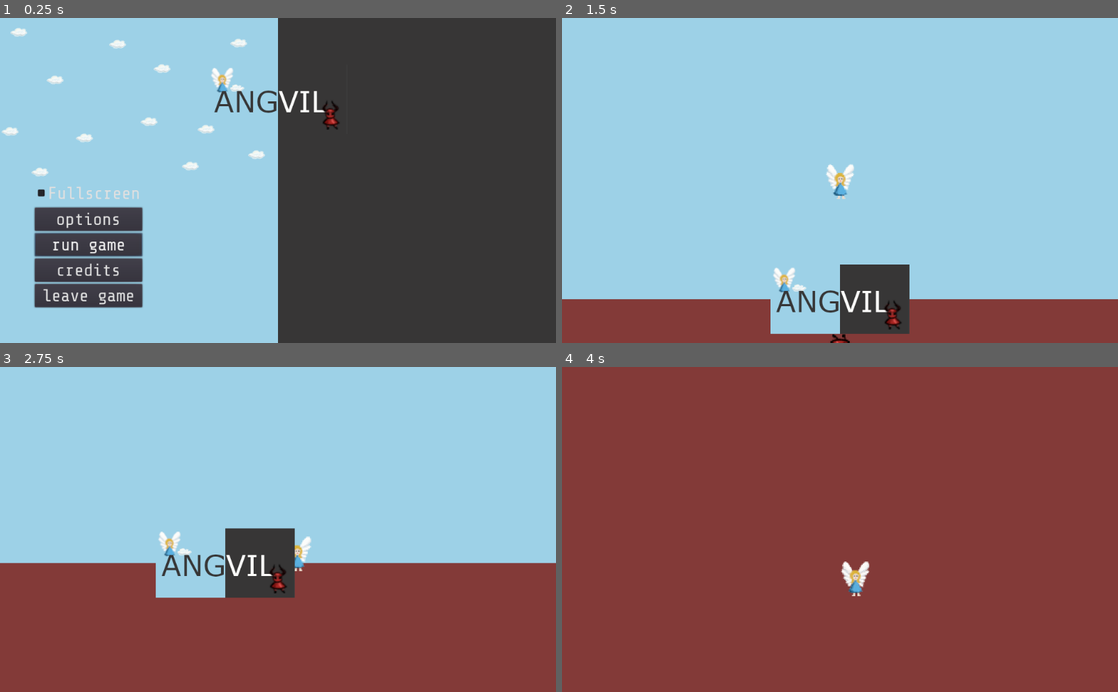
Above: before the commit, frames 1-4 (two rows, left to right).
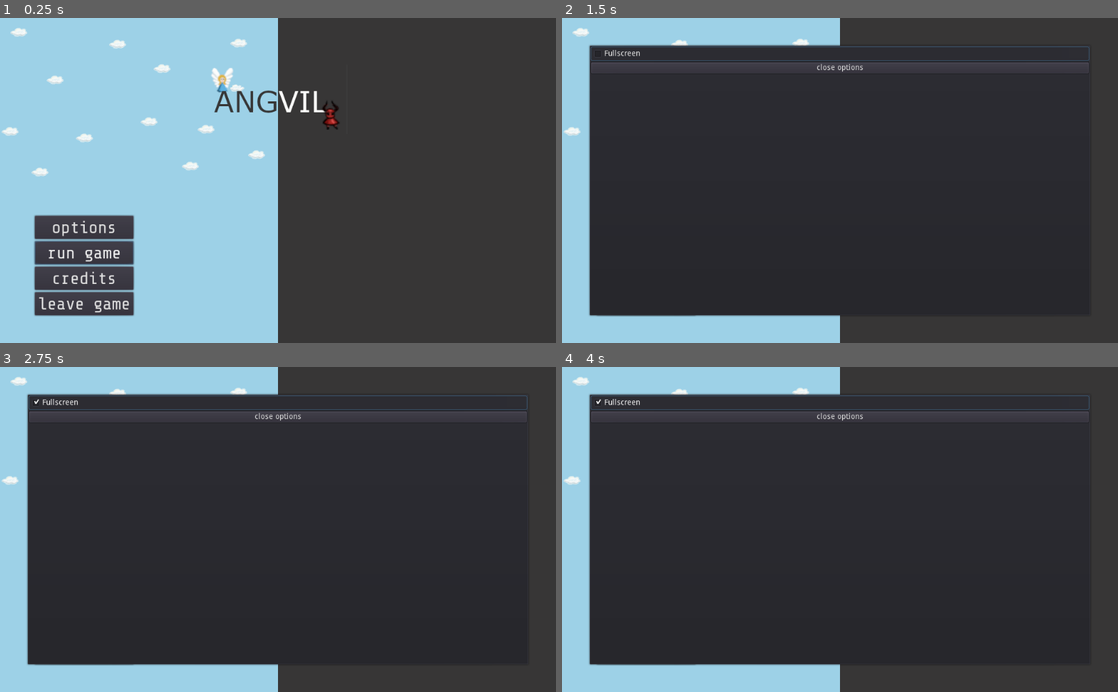
Above: after the commit, the same moments.

Repository: ang-vil/angvil
Game: Godot game, scene res://scenes/menu.tscn
Same seed, same stepped clock (60 frames per second), same inputs: the game is played once before the commit and once after it.
Inputs:
- Up to frame 1 (0.25 s): no input
- Up to frame 2 (1.5 s): click "options" at 0.5 s; click "run game" at 1.25 s
- Up to frame 3 (2.75 s): tap Enter at 2 s; hold Right (key_right) from 2.03 s (still down)
- Up to frame 4 (4 s): release Right (key_right) at 2.78 s; hold Left (key_left) 2.78-3.53 s; hold Right (key_right) from 3.53 s (still down)

The runs differ from the first frame. In frame 1, 3.9% of the frame differs, in the area x 6-26%, y 51-92%; in frame 2, 89%; in frame 3, 91%; in frame 4, 100%, in the area x 0-100%, y 0-100%.

Commit message:
fix menu popups

Diff:
--- a/scenes/menu.tscn
+++ b/scenes/menu.tscn
@@ -97,7 +97,7 @@
 anchor_top = 1.0
 anchor_bottom = 1.0
 margin_left = 64.0
-margin_top = -299.0
+margin_top = -235.0
 margin_right = 158.0
 margin_bottom = -160.0
 theme = SubResource( 2 )
@@ -105,51 +105,38 @@
 "_edit_use_anchors_": false
 }
 
-[node name="FullscreenCheckBox" type="CheckBox" parent="VBoxContainer"]
-margin_right = 198.0
-margin_bottom = 45.0
-text = "Fullscreen"
-
 [node name="OptionsButton" type="Button" parent="VBoxContainer"]
-margin_top = 49.0
-margin_right = 198.0
-margin_bottom = 92.0
+margin_right = 182.0
+margin_bottom = 43.0
 focus_neighbour_top = NodePath("../ExitButton")
 focus_neighbour_bottom = NodePath("../StartButton")
 text = "options"
 
 [node name="StartButton" type="Button" parent="VBoxContainer"]
-margin_top = 96.0
-margin_right = 198.0
-margin_bottom = 139.0
+margin_top = 47.0
+margin_right = 182.0
+margin_bottom = 90.0
 focus_neighbour_top = NodePath("../OptionsButton")
 focus_neighbour_bottom = NodePath("../ExitButton")
 text = "run game"
 
 [node name="CreditsButton" type="Button" parent="VBoxContainer"]
-margin_top = 143.0
-margin_right = 198.0
-margin_bottom = 186.0
+margin_top = 94.0
+margin_right = 182.0
+margin_bottom = 137.0
 focus_neighbour_top = NodePath("../OptionsButton")
 focus_neighbour_bottom = NodePath("../ExitButton")
 text = "credits"
 
 [node name="ExitButton" type="Button" parent="VBoxContainer"]
-margin_top = 190.0
-margin_right = 198.0
-margin_bottom = 233.0
+margin_top = 141.0
+margin_right = 182.0
+margin_bottom = 184.0
 focus_neighbour_top = NodePath("../StartButton")
 focus_neighbour_bottom = NodePath("../OptionsButton")
 text = "leave game"
 
 [node name="CreditsPopupPanel" type="PopupPanel" parent="."]
-margin_right = 1024.0
-margin_bottom = 550.0
-__meta__ = {
-"_edit_use_anchors_": false
-}
-
-[node name="VBoxContainer" type="VBoxContainer" parent="CreditsPopupPanel"]
 margin_left = 50.0
 margin_top = 50.0
 margin_right = 974.0
@@ -158,8 +145,17 @@
 "_edit_use_anchors_": false
 }
 
+[node name="VBoxContainer" type="VBoxContainer" parent="CreditsPopupPanel"]
+margin_left = 4.0
+margin_top = 4.0
+margin_right = 920.0
+margin_bottom = 496.0
+__meta__ = {
+"_edit_use_anchors_": false
+}
+
 [node name="CreditsRichTextLabel" type="RichTextLabel" parent="CreditsPopupPanel/VBoxContainer"]
-margin_right = 924.0
+margin_right = 916.0
 margin_bottom = 50.0
 rect_min_size = Vector2( 50, 50 )
 text = "ANG/VIL
@@ -168,16 +164,49 @@
 
 [node name="CreditsCloseButton" type="Button" parent="CreditsPopupPanel/VBoxContainer"]
 margin_top = 54.0
-margin_right = 924.0
+margin_right = 916.0
 margin_bottom = 74.0
 text = "close credits"
 __meta__ = {
 "_edit_use_anchors_": false
 }
 
-[connection signal="pressed" from="VBoxContainer/FullscreenCheckBox" to="." method="_on_FullscreenCheckBox_pressed"]
+[node name="OptionsPopupPanel" type="PopupPanel" parent="."]
+margin_left = 50.0
+margin_top = 50.0
+margin_right = 974.0
+margin_bottom = 550.0
+__meta__ = {
+"_edit_use_anchors_": false
+}
+
+[node name="VBoxContainer" type="VBoxContainer" parent="OptionsPopupPanel"]
+margin_left = 4.0
+margin_top = 4.0
+margin_right = 920.0
+margin_bottom = 496.0
+__meta__ = {
+"_edit_use_anchors_": false
+}
+
+[node name="FullscreenCheckBox" type="CheckBox" parent="OptionsPopupPanel/VBoxContainer"]
+margin_right = 916.0
+margin_bottom = 24.0
+text = "Fullscreen"
+
+[node name="OptionsCloseButton" type="Button" parent="OptionsPopupPanel/VBoxContainer"]
+margin_top = 28.0
+margin_right = 916.0
+margin_bottom = 48.0
+text = "close options"
+__meta__ = {
+"_edit_use_anchors_": false
+}
+
 [connection signal="pressed" from="VBoxContainer/OptionsButton" to="." method="_on_OptionsButton_pressed"]
 [connection signal="pressed" from="VBoxContainer/StartButton" to="." method="_on_StartButton_pressed"]
 [connection signal="pressed" from="VBoxContainer/CreditsButton" to="." method="_on_CreditsButton_pressed"]
 [connection signal="pressed" from="VBoxContainer/ExitButton" to="." method="_on_ExitButton_pressed"]
 [connection signal="pressed" from="CreditsPopupPanel/VBoxContainer/CreditsCloseButton" to="." method="_on_CreditsCloseButton_pressed"]
+[connection signal="pressed" from="OptionsPopupPanel/VBoxContainer/FullscreenCheckBox" to="." method="_on_FullscreenCheckBox_pressed"]
+[connection signal="pressed" from="OptionsPopupPanel/VBoxContainer/OptionsCloseButton" to="." method="_on_OptionsCloseButton_pressed"]
--- a/scripts/level.gd
+++ b/scripts/level.gd
@@ -22,4 +22,4 @@
 	if event is InputEventKey and event.pressed and !event.echo:
 		# Quit on Escape press.
 		if event.scancode == KEY_ESCAPE:
-			var active_scene = get_tree().change_scene("res://scenes/menu.tscn")
+			var _active_scene = get_tree().change_scene("res://scenes/menu.tscn")
--- a/scripts/menu.gd
+++ b/scripts/menu.gd
@@ -26,12 +26,15 @@
 
 
 func _on_StartButton_pressed():
-	var active_scene = get_tree().change_scene("res://scenes/level.tscn")
+	var _active_scene = get_tree().change_scene("res://scenes/level.tscn")
 
 
 func _on_OptionsButton_pressed():
-	# if we have a lot of option we can add a option scene
-	pass # Replace with function body.
+	$OptionsPopupPanel.popup()
+
+
+func _on_OptionsCloseButton_pressed():
+	$OptionsPopupPanel.visible = false
 
 
 func _on_ExitButton_pressed():
